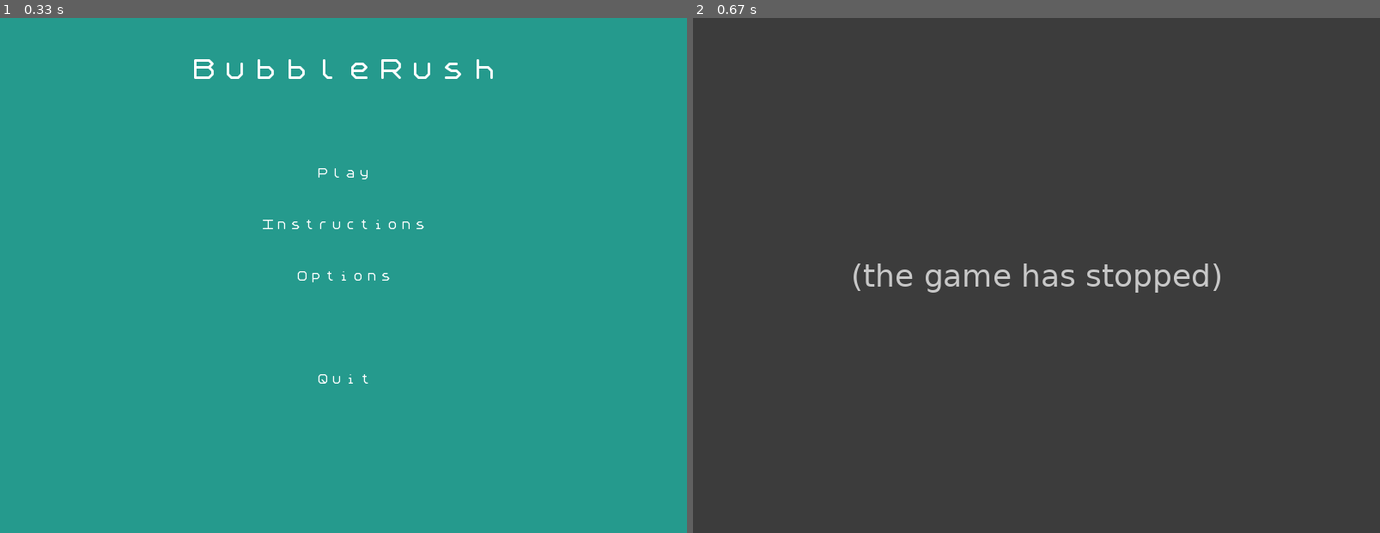
Above: before the commit, frames 1-2 (left to right).
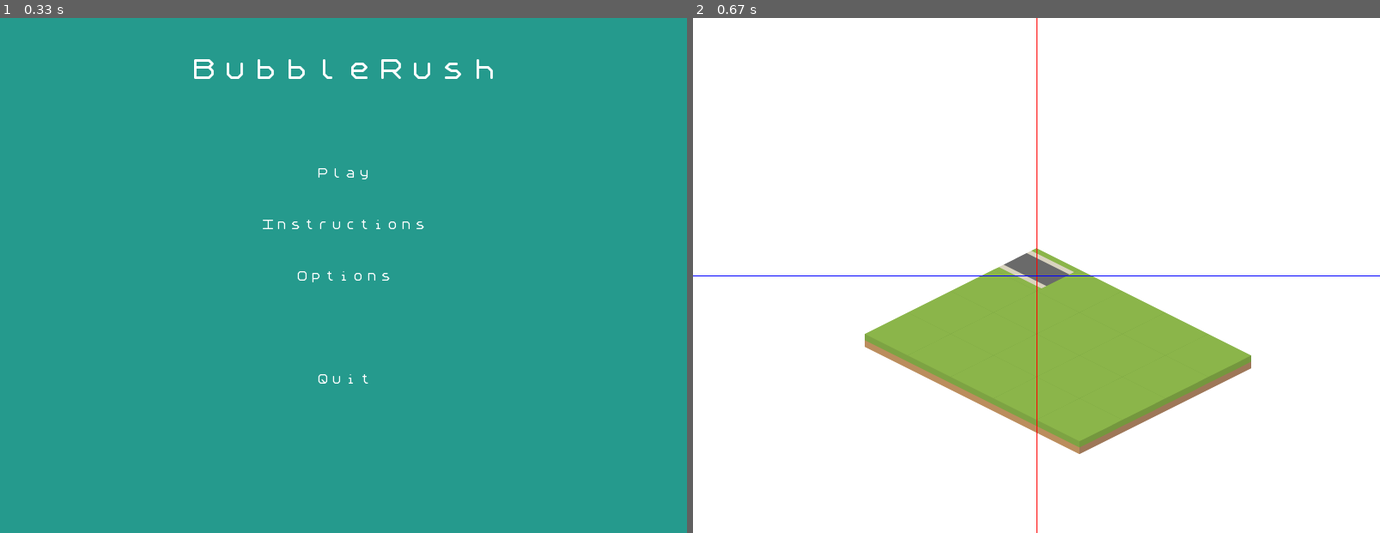
Above: after the commit, the same moments.

Repository: florimondmanca/tower-defense
Game: pygame game, started from tower_defense/Bubblerush.py
Same seed, same stepped clock (60 frames per second), same inputs: the game is played once before the commit and once after it.
Inputs:
- Up to frame 1 (0.33 s): no input
- Up to frame 2 (0.67 s): click "Play" at 0.38 s

Frame 1 is identical in both runs. In frame 2, 100% of the frame differs, in the area x 0-100%, y 0-100%.
Error before the commit: TypeError: Instance.__init__() missing 1 required positional argument: 'map_name' (mainMenu....; the game stopped at 0.4 s (later frames are placeholders)

Commit message:
Replace tile system with new version. Put all constants in uppercase. Gave a default map in Instance class

Diff:
--- a/tower_defense/constants.py
+++ b/tower_defense/constants.py
@@ -23,12 +23,13 @@
 SCREEN_WIDTH, SCREEN_HEIGHT = 800, 600
 SCREEN_SIZE = (SCREEN_WIDTH, SCREEN_HEIGHT)
 TILE_SIZE = 50  # pixels
-MAP_WIDTH, MAP_HEIGHT = 20, 20
-MAP_SIZE = (MAP_WIDTH, MAP_HEIGHT)
 SCREEN = pygame.display.set_mode((SCREEN_WIDTH, SCREEN_HEIGHT))  # set a screen now (needed for the TilesLibrary)
 
 CASE_SIZE = 120
 
+# Map system-related constants
+NONE_TILE = "none"  # the name of the blank tile (must be in terrain folder)
+NONE_TILE_PATH = os.path.join(IMG_DIR, *["tiles", "none", "none.png"])
 
 # Colors
 PAPER = (255, 245, 168)
@@ -42,13 +43,13 @@
 # Fonts
 pygame.font.init()
 
-font_path = os.path.join(FONT_DIR,"speculum.ttf")
+FONT_PATH = os.path.join(FONT_DIR,"speculum.ttf")
 
-drawFont = pygame.font.Font(font_path, 100)
+DRAW_FONT = pygame.font.Font(FONT_PATH, 100)
 
-textFont = pygame.font.Font(font_path,  18)
-textFont2 = pygame.font.Font(font_path, 15)
+TEXT_FONT = pygame.font.Font(FONT_PATH,  18)
+TEXT_FONT_2 = pygame.font.Font(FONT_PATH, 15)
 
-creditFont = pygame.font.Font(font_path, 12)
+CREDIT_FONT = pygame.font.Font(FONT_PATH, 12)
 
-titleFont = pygame.font.Font(font_path, 40)
+TITLE_FONT = pygame.font.Font(FONT_PATH, 40)
--- a/tower_defense/pygameUtilities.py
+++ b/tower_defense/guiutils.py
@@ -28,17 +28,17 @@
 	A class for manipulating text messages and bring them on screen easily.
 	:param parent: the Surface on which the text is plotted.
 	:param msg: the actual text to display.
-	:param font=textFont: font of the message.
+	:param font=TEXT_FONT: font of the message.
 	:param color: color of the message.
 	'''
-	def __init__(self, msg, center, font=cst.textFont, color=cst.WHITE):
+	def __init__(self, msg, center, font=cst.TEXT_FONT, color=cst.WHITE):
 		self.text = msg
 		self.font = font
 		self.image = font.render(msg, True, color)
 		self.rect = self.image.get_rect()
 		self.rect.center = center
 
-	def changeMessage(self, newMsg, font=cst.textFont, color=cst.WHITE):
+	def changeMessage(self, newMsg, font=cst.TEXT_FONT, color=cst.WHITE):
 		self.text = newMsg
 		self.image = font.render(newMsg, True, color)
 		self.rect = self.image.get_rect(center=self.rect.center)
@@ -75,10 +75,10 @@
 	A clickable button which highlights itself when mouse flies over it.
 	:param text: the actual text to display.
 	:param center: the center point of the button.
-	:param font=textFont: font of the button.
+	:param font=TEXT_FONT: font of the button.
 	:param color=white: color of the button.
 	"""
-	def __init__(self, text, center, font=cst.textFont, color=cst.WHITE):
+	def __init__(self, text, center, font=cst.TEXT_FONT, color=cst.WHITE):
 		self.text = text
 		self.font = font
 		self.rect = font.render(text, True, color).get_rect()
@@ -122,7 +122,7 @@
 class GraphicButton:
 	'''Bouton de selection d'une tourelle dans la GUI '''
 
-	def __init__(self,topleft, data_number, font=cst.textFont2):
+	def __init__(self,topleft, data_number, font=cst.TEXT_FONT_2):
 
 		self.data = turret_dict[data_number]  #La tourelle associée au bouton
 		self.preview = self.data.preview  # Image réelle de la tourelle
@@ -174,7 +174,7 @@
 	"""
 	A textual cursor which will follow the mouse's moves.
 	:param parent: the Surface which the cursor belongs to.
-	:param font=textFont: the text font.
+	:param font=TEXT_FONT: the text font.
 	:param color=blue: the text color.
 	"""
 	def __init__(self, parent):
--- a/tower_defense/instance.py
+++ b/tower_defense/instance.py
@@ -5,7 +5,7 @@
 import pygame
 
 import constants as cst
-from pygameUtilities import load_image, Message, Button, GraphicButton, Cursor, Score
+from guiutils import load_image, Message, Button, GraphicButton, Cursor, Score
 from tiles.map import *
 
 # ------ Classe Principale ------
@@ -14,7 +14,7 @@
 	"""
 	Runs a game for testing isometric perspective
 	"""
-	def __init__(self, map_name):
+	def __init__(self, map_name="basic.map"):
 		# init pygame, screen and clock
 		pygame.init()
 		self.screen = cst.SCREEN
--- a/tower_defense/mainMenu.py
+++ b/tower_defense/mainMenu.py
@@ -12,7 +12,7 @@
 screen = pygame.display.set_mode((800,600))
 
 import constants as cst
-from pygameUtilities import Message, Button, Cursor, Score
+from guiutils import Message, Button, Cursor, Score
 from instance import Instance
 
 # ------ Functions ------
@@ -25,14 +25,14 @@
     """
 
     hw = cst.SCREEN_WIDTH//2
-    optionsMessage = Message("Options", (hw, cst.CASE_SIZE), font=cst.titleFont)
+    optionsMessage = Message("Options", (hw, cst.CASE_SIZE), font=cst.TITLE_FONT)
     musicMessage = Message("Music:  ", (hw, int(1.5*cst.CASE_SIZE)))
     musicButton = Button("ON", (musicMessage.rect.right, int(1.5*cst.CASE_SIZE)))
     menuButton = Button("Back to menu", (hw, int(3.5*cst.CASE_SIZE)))
     creditsMessage1 = Message( "Game by Guillaume Coiffier and Florimond Manca",
-        (hw, 4*cst.CASE_SIZE-24-2), font=creditFont)
+        (hw, 4*cst.CASE_SIZE-24-2), font=cst.CREDIT_FONT)
     creditsMessage2 = Message( "Music by Florimond Manca",
-        (hw, 4*cst.CASE_SIZE-12), font=creditFont)
+        (hw, 4*cst.CASE_SIZE-12), font=cst.CREDIT_FONT)
 
     while True:
         clock.tick(cst.FPS)
@@ -63,11 +63,11 @@
     """
     hw = cst.SCREEN_WIDTH//2
     instructionsMessage = Message("Instructions", (hw, cst.CASE_SIZE),
-        font=cst.titleFont)
+        font=cst.TITLE_FONT)
     instructions1 = Message("this is a message",
-        (hw, int(1.5*cst.CASE_SIZE)), font=creditFont)
+        (hw, int(1.5*cst.CASE_SIZE)), font=cst.CREDIT_FONT)
     instructions2 = Message("this is an other message",
-        (hw, 18+int(1.5*cst.CASE_SIZE)), font=creditFont)
+        (hw, 18+int(1.5*cst.CASE_SIZE)), font=cst.CREDIT_FONT)
     menuButton = Button("Back to menu", (hw, int(3.5*cst.CASE_SIZE)))
     while True:
         clock.tick(cst.FPS)
@@ -94,7 +94,7 @@
     clock = pygame.time.Clock()
     hw = cst.SCREEN_WIDTH//2
     title = Message("BubbleRush", (hw, cst.CASE_SIZE//2),
-                    font=cst.titleFont)
+                    font=cst.TITLE_FONT)
     playButton = Button("Play", (hw, int(1.5*cst.CASE_SIZE)))
     instructionsButton = Button("Instructions", (hw, 2*cst.CASE_SIZE))
     optionsButton = Button("Options", (hw, int(2.5*cst.CASE_SIZE)))
--- /dev/null
+++ b/tower_defense/tiles/isosprite.py
@@ -0,0 +1,54 @@
+import pygame
+import constants as cst
+from . import utils
+
+class IsoSprite(pygame.sprite.Sprite):
+	"""
+	A very basic class which implements isometric perspective to the pygame.sprite.Sprite baseclass.
+	pos is the sprite's position in the cartesian space
+	iso_pos is the sprite's position in the isometric (screen) space
+	rect is the sprite's rect **in isometric (screen) space**
+	"""
+
+	def __init__(self, path_to_image=cst.NONE_TILE_PATH, pos=None):
+		super(IsoSprite, self).__init__()
+		self.image, self.rect = utils.load_image(path_to_image)
+		if pos is None:
+			self._pos = [0, 0]  # in pixels on cartesian map
+		else:
+			self._pos = pos
+		self._iso_pos = None  # in pixels on isometric (screen) map
+		self.update_positions(pos=True)
+
+	def get_pos(self):
+		return self._pos
+
+	def set_pos(self, pos):
+		self._pos = pos
+		self.update_positions(pos=True)
+
+	pos = property(get_pos, set_pos)
+
+	def get_iso_pos(self):
+		return self._iso_pos
+
+	def set_iso_pos(self, iso_pos):
+		self._iso_pos = iso_pos
+		self.update_positions(iso_pos=True)
+
+	iso_pos = property(get_pos, set_pos)
+
+	def update_positions(self, pos=False, iso_pos=False):
+		if pos:  # self.pos just changed
+			self._iso_pos = utils.cart_to_iso(self._pos)
+			self.rect.center = self._iso_pos
+		elif iso_pos:  # self.iso_pos just changed
+			self._pos = utils.iso_to_cart(self._iso_pos)
+			self.rect.center = self._iso_pos
+
+	def display(self, screen):
+		"""Displays the sprite on the screen in isometric perspective"""
+		rect = self.rect
+		rect.centerx += screen.get_width()//2
+		rect.centery += screen.get_height()//2
+		screen.blit(self.image, rect)
--- a/tower_defense/tiles/map.py
+++ b/tower_defense/tiles/map.py
@@ -1,30 +1,29 @@
 import os
 import constants as cst
 from .tileslibrary import tlib
-from .tilepatch import TilePatch
-
+from .tile import Tile
 
 class Map:
 	"""
 	Represents a 2D map made out of tiles.
-	Ascending X : South
-	Ascending Y : West
+	Ascending X : East
+	Ascending Y : South
+	map.tiles is a dict mapping each position to a Tile object
 	"""
 	def __init__(self, width=5, height=5, tiles=None):
 		self.width = width
 		self.height = height
 		if tiles is None:
-			self.tiles = [[tlib.terrain_tiles["none"] for y in range(height)] for x in range(width)]
+			self.tiles = dict(((x, y), Tile(pos=(x*cst.TILE_SIZE, y*cst.TILE_SIZE))) for x in range(width) for y in range(height))
 		else:
 			self.tiles = tiles
 
 	@staticmethod
-	def create_plain(tile_type, width, height):
-		""" Creates a 'width'*'height' map with only one tile type. """
+	def create_plain(category, tile_type, width, height):
+		""" Creates a 'width'*'height' map with only one tiletype. """
 		new_map = Map(width=width, height=height)
-		for x in range(width):
-			for y in range(height):
-				new_map.tiles[x][y] = tlib.terrain_tiles[tile_type]
+		for tile in new_map.tiles.values():
+			tile.change(category, tile_type)
 		return new_map
 
 	@staticmethod
@@ -84,37 +83,37 @@
 				raise NameError("Could not import map {} as the following is missing :\n{}".format(map_name, not_found))
 
 		# assign TilePatch tiles to a 2D array from symbolic tiles
-		tiles = []
+		tiles = {}
 		for x in range(width):
-			row = []
 			for y in range(height):
-				row.append(TilePatch(*tile_types[tiles_symb[x][y]]))
-			tiles.append(row)
+				cat, tile_type = tile_types[tiles_symb[x][y]]
+				tiles[x, y] = Tile(pos=(x*cst.TILE_SIZE, y*cst.TILE_SIZE), category=cat, tile_type=tile_type)
 
 		return Map(width=width, height=height, tiles=tiles)
+
 
 	def __getitem__(self, pos):
 		""" Allows direct access to the tiles, e.g. some_map[x, y] instead of some_map.tiles[x][y]. If y is not passed (some_map[x]), returns the complete row some_map.tiles[x]. """
 		if isinstance(pos, tuple):
 			x, y = pos
-			return self.tiles[x][y]
+			return self.tiles[x, y]
 		else:
-			return self.tiles[pos]
+			x = pos
+			return self.tiles[x, 0]
 
-	def __setitem__(self, pos, tile_type, tile_category="terrain_tiles"):
+	def __setitem__(self, pos, category, tile_type):
 		""" Allows direct replacement of a tile using its tile_type, i.e. a string value. Looks for tile_type in the tlib.<tile_category> dictionnary.
 		If pos is a (x, y) tuple, changes the tile at (x, y).
 		If only x is passed, changes the whole row to the given tile. """
 		if isinstance(pos, tuple):
-			x, y = pos
-			self.tiles[x][y] = getattr(tlib, tile_category)[tile_type]
+			self.tiles[pos].change(category=category, tile_type=tile_type)
 		else:
 			x = pos
 			for y in range(self.height):
-				self.tiles[x][y] = getattr(tlib, tile_category)[tile_type]
+				self.tiles[x, y].change(category=category, tile_type=tile_type)
 
 	def __iter__(self):
 		""" Iterates over the map tiles, in descending depth (y) order. """
 		for y in range(self.height):
 			for x in range(self.width):
-				yield self.tiles[x][y]
+				yield self.tiles[x, y]
--- /dev/null
+++ b/tower_defense/tiles/tile.py
@@ -0,0 +1,18 @@
+import os
+import constants as cst
+from . import utils
+from .tileslibrary import tlib
+from .isosprite import IsoSprite
+
+class Tile(IsoSprite):
+	"""
+	An IsoSprite representing a tile.
+	"""
+	def __init__(self, pos=None, category="none", tile_type=cst.NONE_TILE):
+		super(Tile, self).__init__(pos=pos)
+		self.image, self.rect = getattr(tlib, "{}_tiles".format(category))[tile_type]
+		self.rect.center = self.iso_pos
+
+	def change(self, category, tile_type):
+		"""Changes the tile to a new category and tile_type"""
+		self.image, self.rect = getattr(tlib, "{}_tiles".format(category))[tile_type]
--- a/tower_defense/tiles/tilepatch.py
+++ /dev/null
@@ -1,16 +0,0 @@
-import os
-import constants as cst
-from pygameUtilities import load_image
-
-class TilePatch:
-	"""
-	An object representing a tile patch (that we shall stick to the map later on).
-	Arguments are category (terrain, building, etc.) and tile_type (grass, roadNorth, wallRock, etc.). All tiles must be .png files.
-	"""
-	def __init__(self, category, tile_type):
-		self.category = category
-		self.tile_type = tile_type
-		self.image, self.rect = load_image(os.path.join(cst.IMG_DIR, *["tiles", category, tile_type+".png"]))
-
-	def __str__(self):
-		return "TilePatch: {}".format(self.tile_type)
--- a/tower_defense/tiles/tileslibrary.py
+++ b/tower_defense/tiles/tileslibrary.py
@@ -1,11 +1,11 @@
 import os
 from collections import namedtuple
 import constants as cst
-from .tilepatch import TilePatch
+from . import utils
 
 
 """
-The tiles library contains all Tile Patches available from static/img/tiles.
+The tiles library contains all pairs of (image, rects) available from static/img/tiles.
 Usage:
 from .tileslibrary import tlib
 """
@@ -20,7 +20,8 @@
 		for f in files:
 			if f.endswith(".png"):
 				tile_type = f.replace(".png", "")
-				getattr(tlib, cat+"_tiles")[tile_type] = TilePatch(category=cat, tile_type=tile_type)
+				image, rect = utils.load_image(os.path.join(cst.IMG_DIR, *["tiles", cat, f]))
+				getattr(tlib, cat+"_tiles")[tile_type] = [image, rect]
 	print("OK")
 
 print("-- LOADING FINISHED : Tiles library --")
--- /dev/null
+++ b/tower_defense/tiles/utils.py
@@ -0,0 +1,38 @@
+import pygame
+import constants as cst
+
+def load_image(path_to_image):
+    """
+    Loads the image using the full path to the image.
+    Manages alpha conversion (e.g. png's).
+    """
+    image = pygame.image.load(path_to_image)
+    if image.get_alpha() is None:
+        image = image.convert()
+    else:
+        image = image.convert_alpha()
+    return image, image.get_rect()
+
+def cart_to_iso(*pos):
+    if len(pos) == 1:
+        pos = pos[0]
+    x, y = pos
+    return (x-y), (x+y)/2
+
+def iso_to_cart(*pos):
+    if len(pos) == 1:
+        pos = pos[0]
+    x, y = pos
+    return (2*y + x)/2, (2*y - x)/2
+
+def tile_to_cart(*pos):
+    if len(pos) == 1:
+        pos = pos[0]
+    i, j = pos
+    return cst.TILE_SIZE*i, cst.TILE_SIZE*j
+
+def tile_to_iso(*pos):
+    if len(pos) == 1:
+        pos = pos[0]
+    i, j = pos
+    return cart_to_iso(*tile_to_cart(i, j))
Renamed: isometric_test/static/img/tiles/none/none.png -> tower_defense/static/img/tiles/none/none.png
